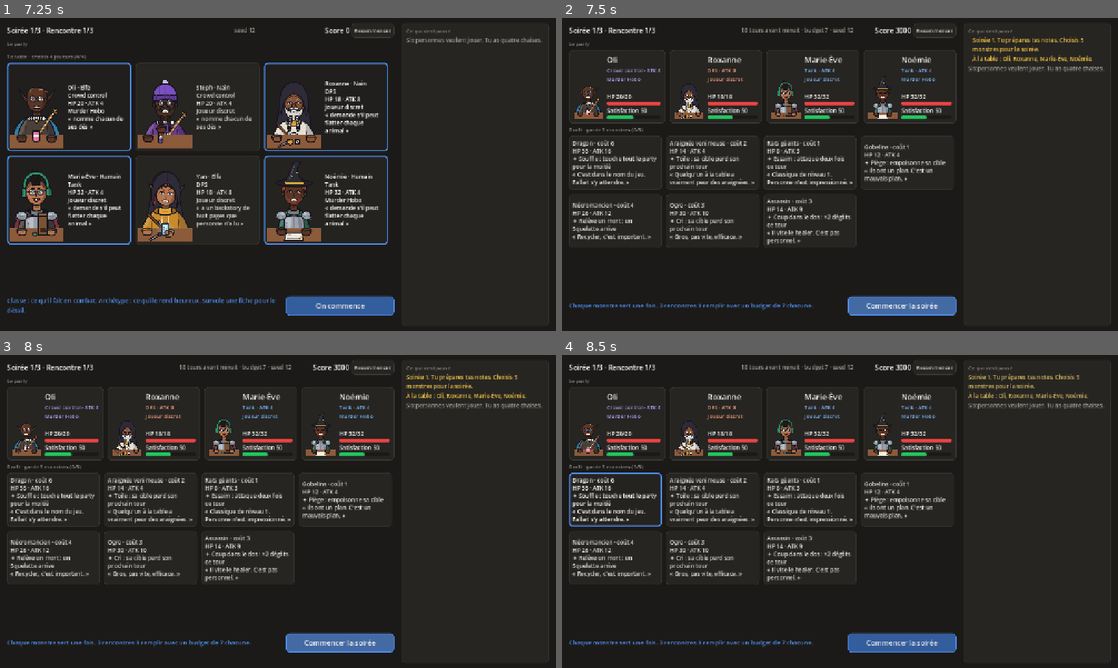
Above: before the commit, frames 1-4 (two rows, left to right).
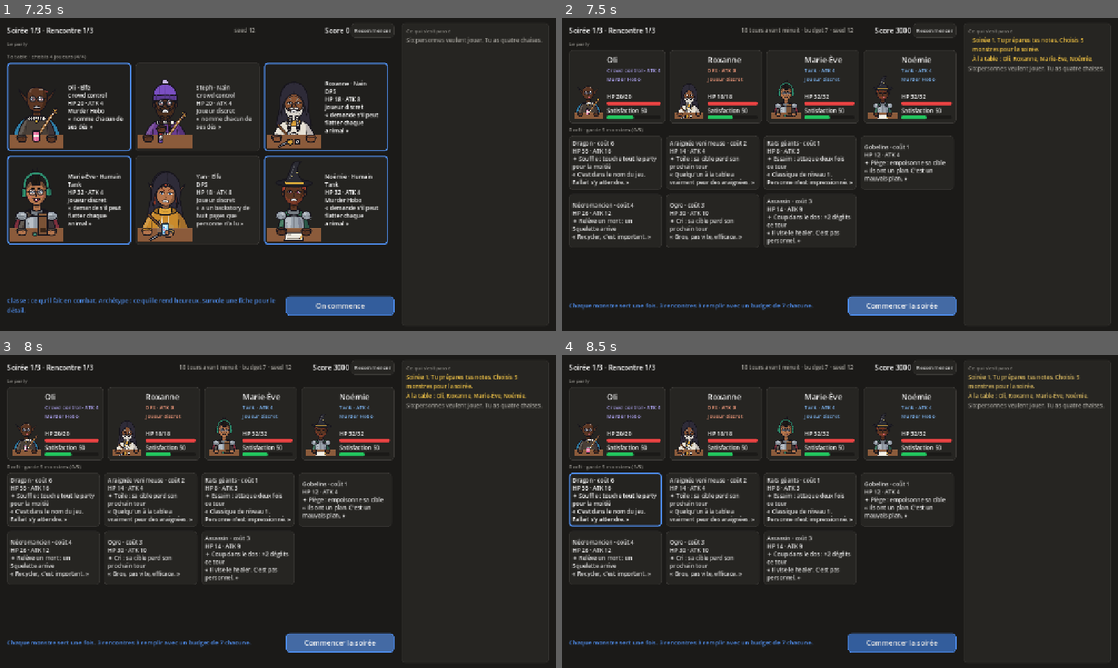
Above: after the commit, the same moments.

Repository: thereddee/dmv3
Game: Godot game, scene res://ui/main.tscn
Two runs of this game, one before a commit and one after it. Both use one fixed random seed, a clock stepped at 60 frames per second and the inputs below.
Inputs (mouse positions are in pixels of both pictures, inside the frame that each line leads up to):
- Up to frame 1 (7.25 s): click "Recommencer" at 0.5 s; click (289, 158) at 1.27 s; type "12" at 1.35 s; click "Recommencer" at 2 s; click "Recommencer" at 2.75 s; click "Nouvelle campagne" at 3.5 s; click "Oli · Elfe Crowd control HP 2…" at 4.25 s; click "Roxanne · Nain DPS HP 18 · AT…" at 5 s; click "Marie-Ève · Humain Tank HP 32…" at 5.75 s; click "Noémie · Humain Tank HP 32 · …" at 6.5 s
- Up to frame 2 (7.5 s): click "On commence" at 7.25 s
- Up to frame 3 (8 s): no input
- Up to frame 4 (8.5 s): click "Dragon · coût 6 HP 55 · ATK 1…" at 8 s

Frame 1 is identical in both runs. In frame 2, 0.1% of the frame differs, in the area x 3-59%, y 19-32%; in frame 3, 0.1%; in frame 4, 0.1%.

Commit message:
Tie seat faces to satisfaction and the cell phone to the phone status
Mood follows the displayed satisfaction (thresholds in Tuning), a hit
makes the seat look surprised for a moment, and a player with the
Sur son cell status holds a phone.

Co-Authored-By: Claude Sonnet 5.5 <noreply@anthropic.com>

Diff:
--- a/data/player_appearance.gd
+++ b/data/player_appearance.gd
@@ -40,6 +40,13 @@
 const GLASSES: Array[String] = ["aucune", "rondes", "carrees"]
 const MOODS: Array[String] = ["content", "concentre", "blase", "fache", "surpris"]
 const PROPS: Array[String] = ["des", "pile", "cell", "tour", "canette", "chips", "fiche"]
+
+const MOOD_CONTENT := "content"
+const MOOD_FOCUSED := "concentre"
+const MOOD_BORED := "blase"
+const MOOD_ANGRY := "fache"
+const MOOD_SURPRISED := "surpris"
+const PROP_PHONE := "cell"
 
 @export var race: String = "humain"
 ## Class id; named cls because `class` is a GDScript keyword.
--- a/data/tuning.gd
+++ b/data/tuning.gd
@@ -71,6 +71,14 @@
 @export var timeout_penalty: int = 10
 @export var rule_lawyer_max_monsters: int = 2
 
+@export_group("Table look")
+## Satisfaction from which a seat's face reads happy / focused / bored; below the last it is angry.
+@export var mood_content_min: int = 70
+@export var mood_focused_min: int = 45
+@export var mood_bored_min: int = 25
+## How long a seat looks surprised after taking damage.
+@export var surprise_seconds: float = 1.2
+
 @export_group("Loot")
 @export var loot_offer: int = 3
 @export var off_class_factor: float = 0.5
@@ -80,3 +88,13 @@
 @export_group("Score")
 @export var power_atk_weight: int = 2
 @export var power_hp_divisor: float = 5.0
+
+## Face of a seat at this satisfaction (PlayerAppearance mood id).
+func mood_for(satisfaction: int) -> String:
+	if satisfaction >= mood_content_min:
+		return PlayerAppearance.MOOD_CONTENT
+	if satisfaction >= mood_focused_min:
+		return PlayerAppearance.MOOD_FOCUSED
+	if satisfaction >= mood_bored_min:
+		return PlayerAppearance.MOOD_BORED
+	return PlayerAppearance.MOOD_ANGRY
--- a/tests/run_tests.gd
+++ b/tests/run_tests.gd
@@ -26,6 +26,7 @@
 	_test_player_appearance()
 	_test_pose()
 	_test_pixel_palette()
+	_test_mood_follows_satisfaction()
 	print("tests: %s" % ("ALL PASSED" if _failed == 0 else "%d FAILED" % _failed))
 	quit(1 if _failed > 0 else 0)
 
@@ -98,6 +99,13 @@
 	_check(PixelTable.build_palette(img, 1).size() == PixelTable.MIN_COLORS or PixelTable.build_palette(img, 1).size() == 2,
 			"pixel palette: count is clamped to the minimum")
 
+func _test_mood_follows_satisfaction() -> void:
+	var t := _content.tuning
+	_check(t.mood_for(100) == PlayerAppearance.MOOD_CONTENT, "mood: happy table, happy face")
+	_check(t.mood_for(t.mood_focused_min) == PlayerAppearance.MOOD_FOCUSED, "mood: starting satisfaction reads focused")
+	_check(t.mood_for(t.mood_bored_min) == PlayerAppearance.MOOD_BORED, "mood: low satisfaction reads bored")
+	_check(t.mood_for(0) == PlayerAppearance.MOOD_ANGRY, "mood: zero satisfaction reads angry")
+
 func _check(cond: bool, what: String) -> void:
 	if not cond:
 		_failed += 1
--- a/ui/player_seat.gd
+++ b/ui/player_seat.gd
@@ -14,6 +14,7 @@
 var _shown_sat := 0
 var _class_name := ""
 var _archetype_name := ""
+var _tuning: Tuning
 
 @onready var _name_label: Label = $Margin/Row/VBox/Header/NameLabel
 @onready var _target_label: Label = $Margin/Row/VBox/Header/TargetLabel
@@ -37,6 +38,7 @@
 
 func setup(p: PlayerState, content: ContentDB) -> void:
 	player = p
+	_tuning = content.tuning
 	_class_name = content.classes[p.class_key].display_name
 	_archetype_name = content.archetypes[p.archetype_key].display_name
 	_sat_bar.max_value = content.tuning.max_satisfaction
@@ -61,12 +63,14 @@
 	_target_label.visible = targeted
 	_class_label.text = Strings.UI_SEAT_LINE % [_class_name, player.atk, _archetype_name]
 	_portrait.set_dead(not player.alive)
+	_update_look()
 	_draw_state(targeted, pickable)
 
 
 func show_damage(amount: int, color: Color = Palette.DANGER) -> void:
 	_set_hp(_shown_hp - amount)
 	Fx.pop(self, "-%d" % amount, color, 26)
+	_portrait.flash_surprise(_tuning.surprise_seconds)
 	Fx.flash(self, Palette.FLASH_HIT)
 
 
@@ -80,6 +84,7 @@
 	_shown_sat = clampi(_shown_sat + delta, 0, int(_sat_bar.max_value))
 	_sat_label.text = Strings.UI_SAT % _shown_sat
 	create_tween().tween_property(_sat_bar, "value", _shown_sat, BAR_TIME)
+	_update_look()
 	Fx.pop(self, "%+d ☺" % delta, Palette.SUCCESS if delta > 0 else Palette.GOLD, 18, 0.85)
 
 
@@ -96,6 +101,11 @@
 
 func show_acting() -> void:
 	Fx.bump(self)
+
+
+## Face follows the satisfaction shown, and the cell phone follows the 📱 status.
+func _update_look() -> void:
+	_portrait.set_state(_tuning.mood_for(_shown_sat), player.status == Keys.STATUS_PHONE)
 
 
 func _set_hp(value: int) -> void:
--- a/ui/table_player_portrait.gd
+++ b/ui/table_player_portrait.gd
@@ -11,6 +11,12 @@
 
 var _figure: Node2D
 var _player: TablePlayer
+var _base: PlayerAppearance
+var _display_scale := 1.0
+var _mood := ""
+var _surprise_until := 0.0
+var _phone := false
+var _built_key := ""
 
 
 func _init() -> void:
@@ -27,11 +33,13 @@
 	visible = look != null
 	if look == null:
 		return
+	_base = look
+	_mood = look.mood
 	custom_minimum_size = VIEW.size * display_scale
 	_figure.scale = Vector2.ONE * display_scale
 	_figure.position = -VIEW.position * display_scale
 	_player.seat = seat
-	_player.apply(look)
+	_rebuild()
 	var table := TableBackdrop.new()
 	table.part = TableBackdrop.Part.EDGE
 	table.width = VIEW.size.x
@@ -43,3 +51,37 @@
 func set_dead(dead: bool) -> void:
 	_figure.modulate = DEAD_TINT if dead else Color.WHITE
 	_player.animate = not dead
+
+## The seat's current face and prop: `mood` is a PlayerAppearance mood id, `phone` swaps the
+## prop for the cell phone. Redraws only when something changed.
+func set_state(mood: String, phone: bool) -> void:
+	if _base == null:
+		return
+	_mood = mood
+	_phone = phone
+	_rebuild()
+
+
+## Looks surprised for `seconds`, then goes back to the seat's own face.
+func flash_surprise(seconds: float) -> void:
+	if _base == null:
+		return
+	_surprise_until = Time.get_ticks_msec() / 1000.0 + seconds
+	_rebuild()
+	await get_tree().create_timer(seconds).timeout
+	if Time.get_ticks_msec() / 1000.0 >= _surprise_until:
+		_rebuild()
+
+
+func _rebuild() -> void:
+	var surprised := Time.get_ticks_msec() / 1000.0 < _surprise_until
+	var mood := PlayerAppearance.MOOD_SURPRISED if surprised else _mood
+	var key := "%s|%s" % [mood, _phone]
+	if key == _built_key:
+		return
+	_built_key = key
+	var look := _base.duplicate() as PlayerAppearance
+	look.mood = mood
+	if _phone:
+		look.prop = PlayerAppearance.PROP_PHONE
+	_player.apply(look)
